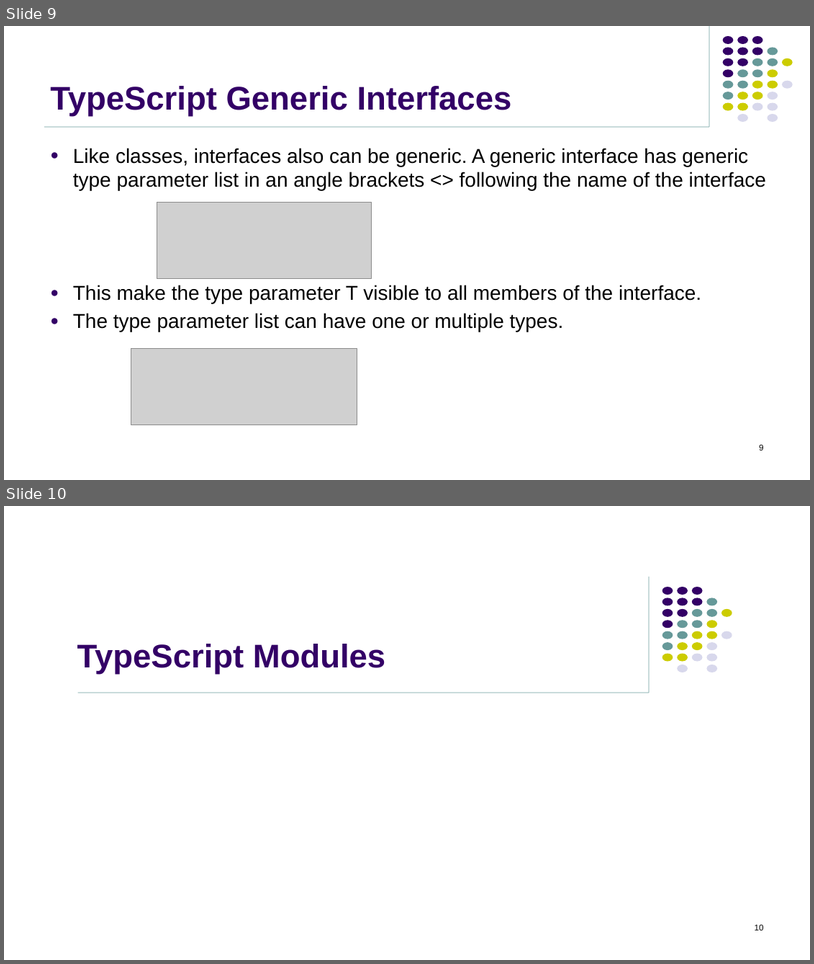
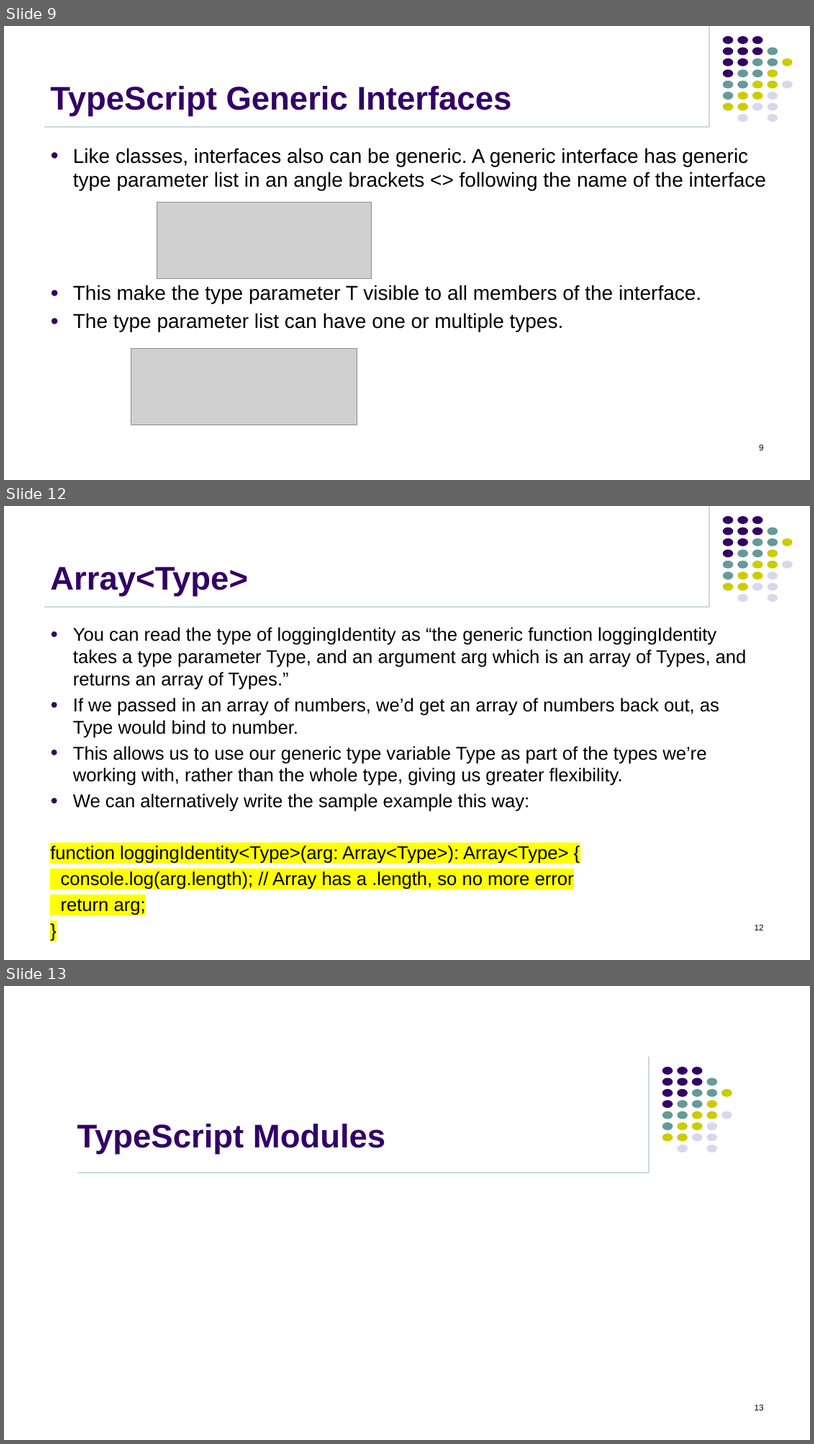
Before and after one commit to jasdhiratrevature/TrainingSlides, a slide deck: TypeScript/08_TypeScript_GENERICS.pptx. Shown one above the other, each under a label of ours: slides 9 and 10 before the commit, slides 9, 12 and 13 after it; the slides between them are not shown. The pictures are 814x964 and 814x1444 pixels, drawn with LibreOffice and Linux fonts; fonts in the diff are those of the drawing; grey boxes stand for pictures; background and template pictures are left out. Boxes give left, top, right and bottom in pixels: in the first picture for what was removed or moved away, otherwise in the second. Text is boxed around its words. In the diff, an @@ line names an element or a change of style, - is before the commit and + after.

```diff
--- a/TypeScript/08_TypeScript_GENERICS.pptx
+++ b/TypeScript/08_TypeScript_GENERICS.pptx
@@ slide 12 added at (4,506,810,960), background #FFFFFF; not listed: 33 template elements that a slide beside it also shows @@
@@ title added at (50,566,248,597), 39 pt, text #330066, bold @@
+Array<Type>
@@ text added at (50,627,747,915), 22 pt, text #000000 @@
+● You can read the type of loggingIdentity as “the generic function loggingIdentity takes a type parameter Type, and an argument arg which is an array of Types, and returns an array of Types.”
+● If we passed in an array of numbers, we’d get an array of numbers back out, as Type would bind to number.
+● This allows us to use our generic type variable Type as part of the types we’re working with, rather than the whole type, giving us greater flexibility.
+● We can alternatively write the sample example this way:
+function loggingIdentity<Type>(arg: Array<Type>): Array<Type> {
+console.log(arg.length); // Array has a .length, so no more error
+return arg;
+}
@@ page number added at (755,924,764,930), 10 pt, text #000000 @@
+12
@@ what was slide 10 is now slide 13 @@
@@ page number at (755,1404,764,1410): text changed @@
-10
+13
```
Also in this commit, not shown: 2 other slides added, 2 other files.
